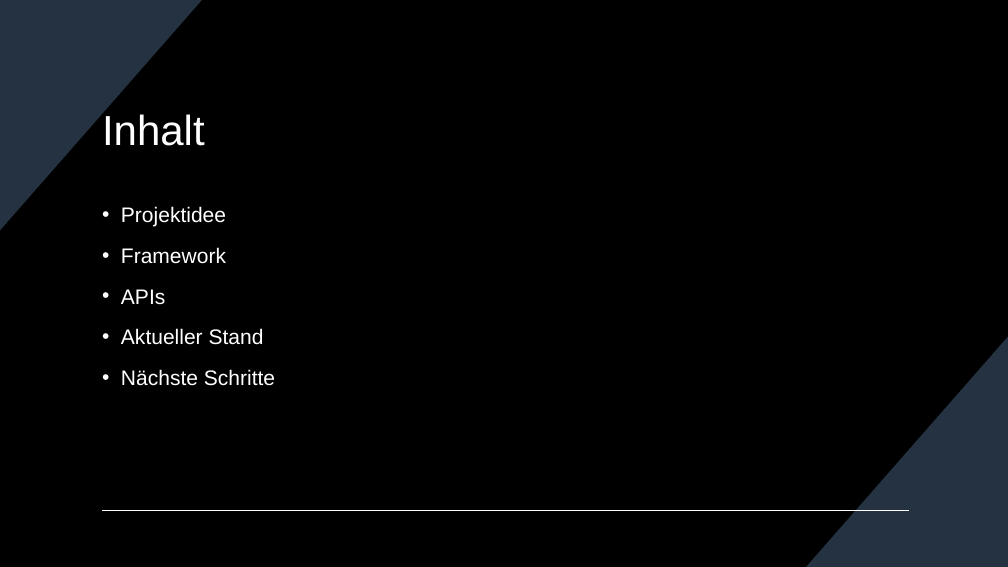
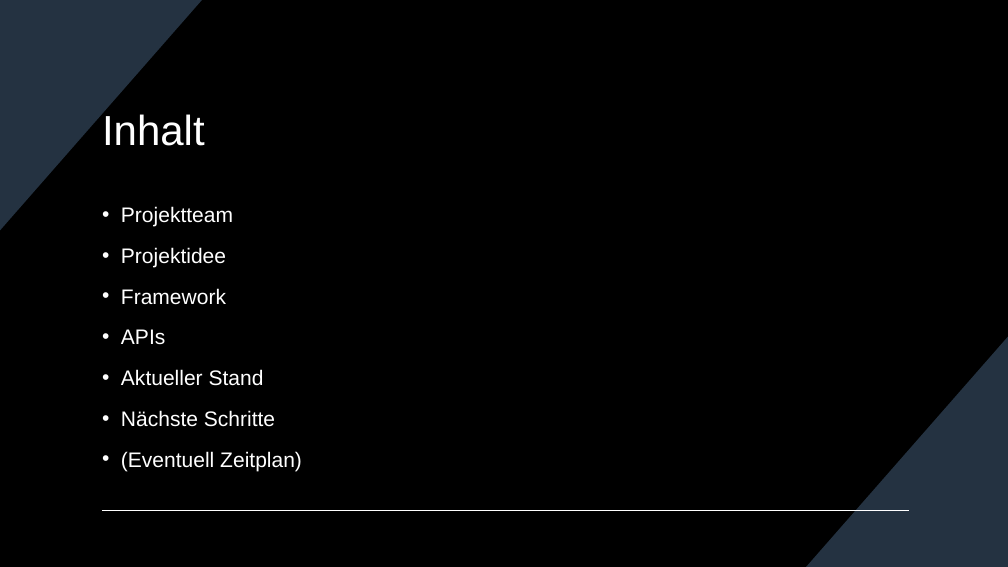
Before and after one commit to AaloFanaa/htldo5_swp, a slide deck: slide 2 of ScreenTale/Projektmanagement/Zwischenpräsentation_14_12_2023.pptx. Drawn at 1008x567 pixels with LibreOffice and Linux fonts; fonts in the diff are those of the drawing. Boxes give left, top, right and bottom in pixels: in the first picture for what was removed or moved away, otherwise in the second. Text is boxed around its words. In the diff, an @@ line names an element or a change of style, - is before the commit and + after.

Commit message:
Update

```diff
--- a/ScreenTale/Projektmanagement/Zwischenpräsentation_14_12_2023.pptx
+++ b/ScreenTale/Projektmanagement/Zwischenpräsentation_14_12_2023.pptx
@@ text at (121,206,233,227): paragraph added @@
+• Projektteam
@@ text at (121,451,302,471): paragraph added @@
+• (Eventuell Zeitplan)
```
Also in this commit, not shown: 1 slide added.
